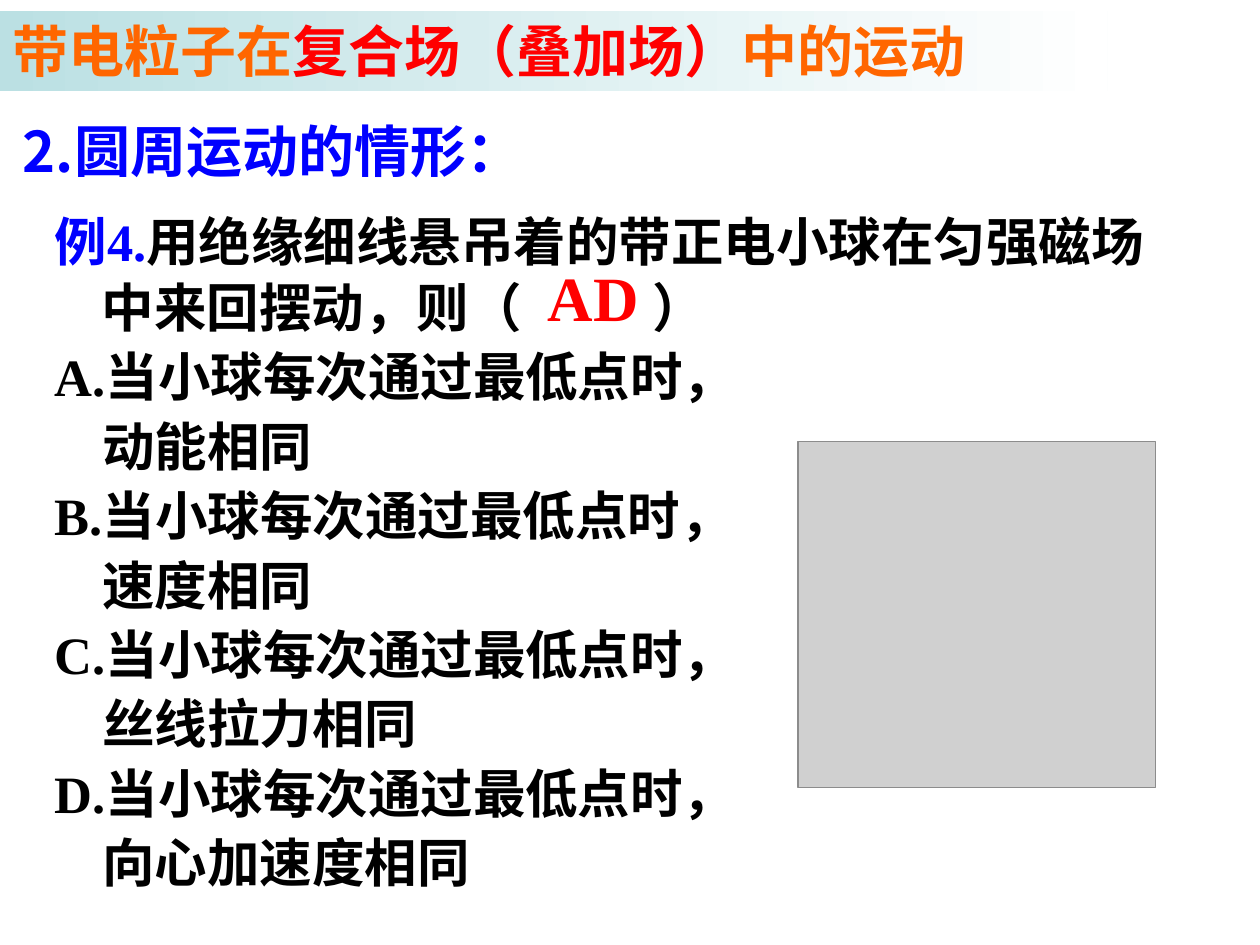
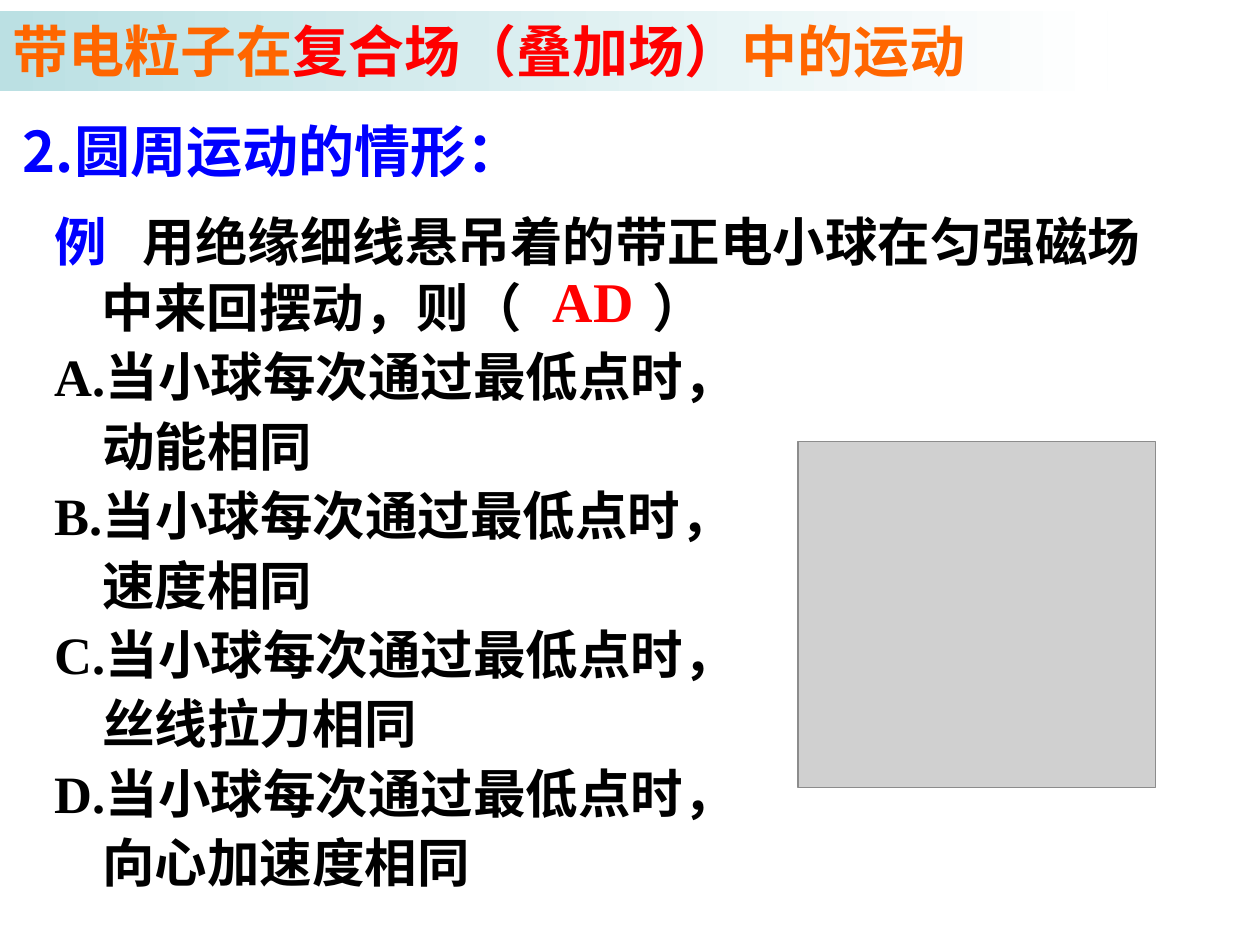
Before and after one commit to saddestboy/wuli2, a slide deck: slide 33 of 3.6 带电粒子在匀强磁场中的运动/3.6b 带电粒子在匀强磁场中的运动 （习题课）.ppt (slide 29 before the commit). Drawn at 1260x945 pixels with LibreOffice and Linux fonts; fonts in the diff are those of the drawing; grey boxes stand for pictures. Boxes give left, top, right and bottom in pixels: in the first picture for what was removed or moved away, otherwise in the second. Text is boxed around its words. In the diff, an @@ line names an element or a change of style, - is before the commit and + after.

```diff
--- a/3.6 带电粒子在匀强磁场中的运动/3.6b 带电粒子在匀强磁场中的运动 （习题课）.ppt
+++ b/3.6 带电粒子在匀强磁场中的运动/3.6b 带电粒子在匀强磁场中的运动 （习题课）.ppt
@@ text at box(55, 216, 1140, 334): text changed @@
-例4.用绝缘细线悬吊着的带正电小球在匀强磁场中来回摆动，则（ ）
+例 用绝缘细线悬吊着的带正电小球在匀强磁场中来回摆动，则（ ）
@@ text "AD" at box(553, 285, 634, 322): size 36 to 32 pt; alignment left to centre; less space between paragraphs @@
```
Also in this commit, not shown: 21 other slides changed, 6 slides added, 5 slides removed.
